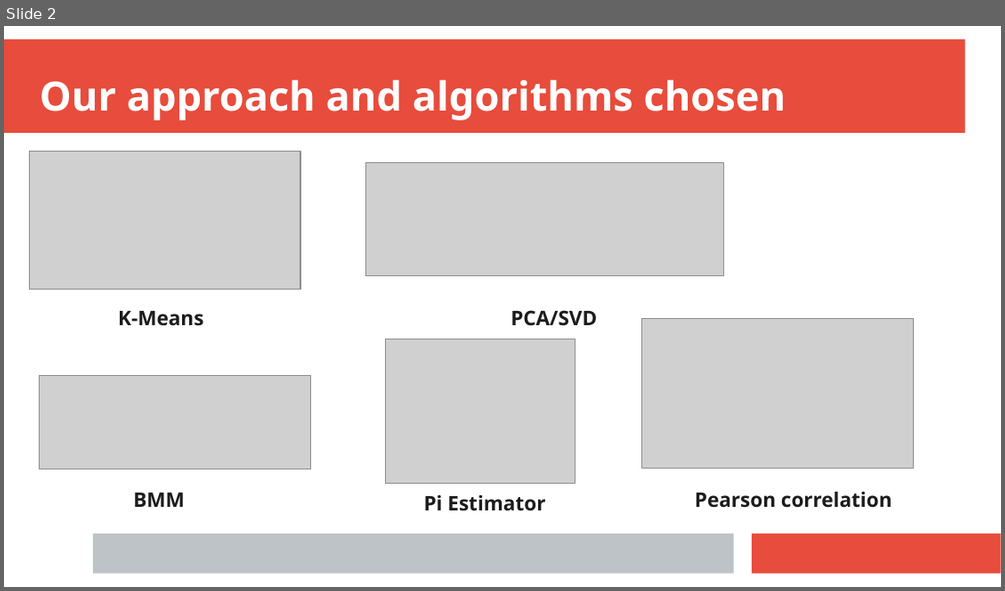
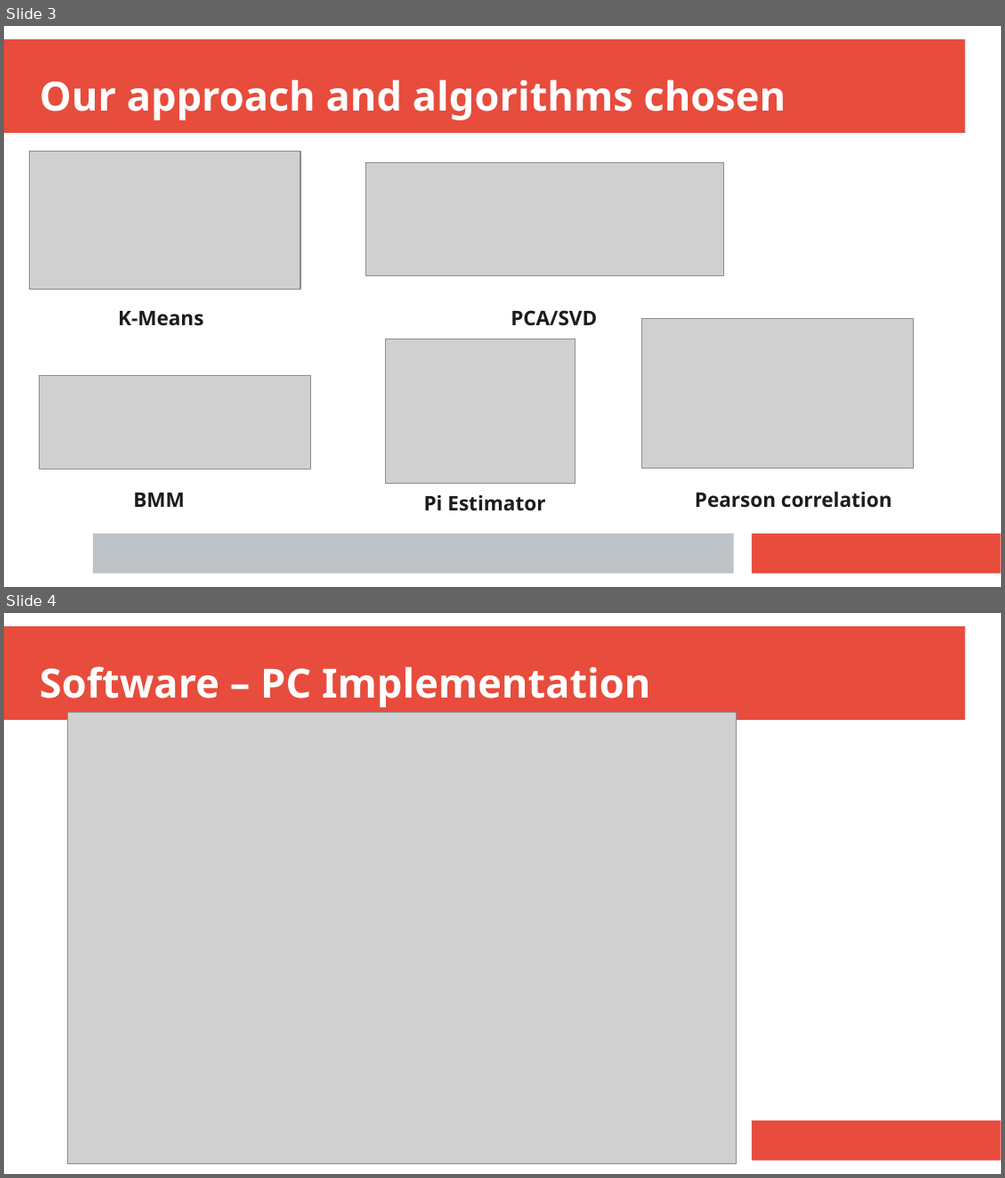
Before and after one commit to anisghaoui/A2, a slide deck: presentation_finale/prensent_A2_ghaoui.pptx. Shown one above the other, each under a label of ours: slide 2 before the commit, slides 3 and 4 after it. The pictures are 1005x591 and 1005x1178 pixels, drawn with LibreOffice and Linux fonts; fonts in the diff are those of the drawing; grey boxes stand for pictures. Boxes give left, top, right and bottom in pixels: in the first picture for what was removed or moved away, otherwise in the second. Text is boxed around its words. In the diff, an @@ line names an element or a change of style, - is before the commit and + after.

```diff
--- a/presentation_finale/prensent_A2_ghaoui.pptx
+++ b/presentation_finale/prensent_A2_ghaoui.pptx
@@ slide 4 added at <box>4,613,1001,1174</box>, background #FFFFFF; not listed: 2 template elements that a slide beside it also shows @@
@@ text added at <box>40,666,651,707</box>, 32 pt, text #FFFFFF, bold @@
+Software – PC Implementation
@@ picture added at <box>67,713,736,1164</box> @@
@@ what was slide 2 is now slide 3 @@
```
Also in this commit, not shown: 2 slides changed, 11 other files.
